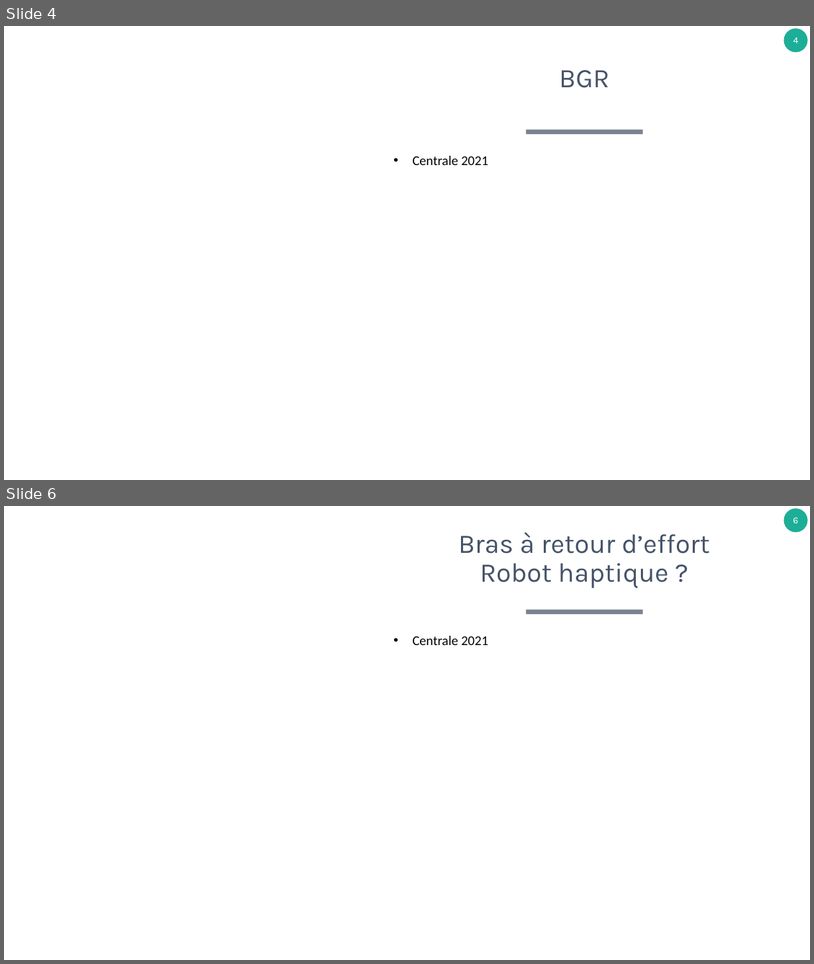
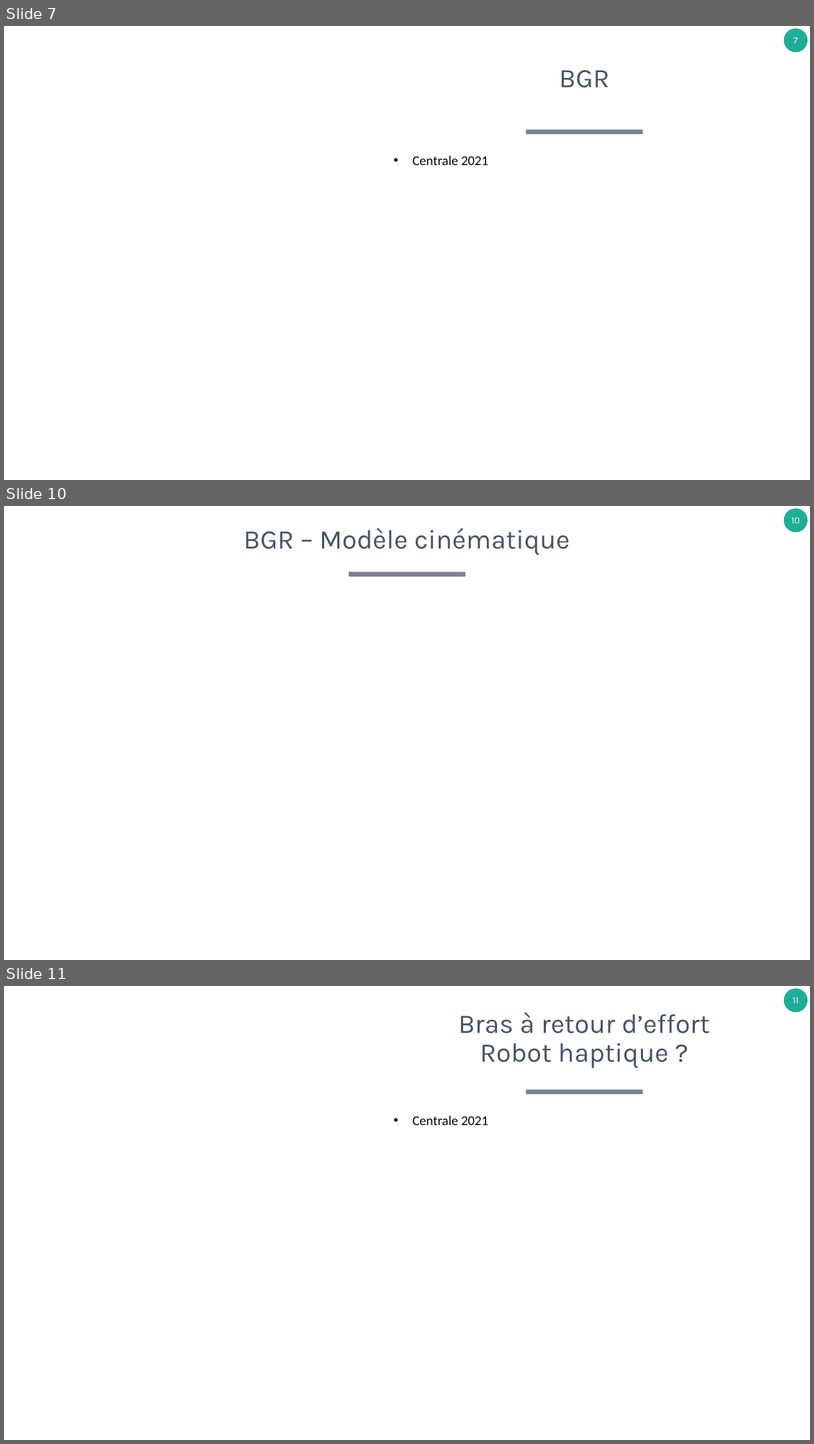
Before and after one commit to xpessoles/TP_Concours, a slide deck: B_Fiches_Protocoles/FichesSystemes.pptx. Shown one above the other, each under a label of ours: slides 4 and 6 before the commit, slides 7, 10 and 11 after it; the slides between them are not shown. The pictures are 814x964 and 814x1444 pixels, drawn with LibreOffice and Linux fonts; fonts in the diff are those of the drawing. Boxes give left, top, right and bottom in pixels: in the first picture for what was removed or moved away, otherwise in the second. Text is boxed around its words. In the diff, an @@ line names an element or a change of style, - is before the commit and + after.

```diff
--- a/B_Fiches_Protocoles/FichesSystemes.pptx
+++ b/B_Fiches_Protocoles/FichesSystemes.pptx
@@ slide 10 added at bbox=[4, 506, 810, 960], background #FFFFFF; not listed: 1 template element that a slide beside it also shows @@
@@ title added at bbox=[244, 528, 570, 555], 32 pt, text #455368 @@
+BGR – Modèle cinématique
@@ rectangle added at bbox=[349, 572, 466, 577], fill #7C8390 @@
@@ what was slide 4 is now slide 7 @@
@@ page number at bbox=[794, 38, 798, 43]: text changed @@
-4
+7
@@ what was slide 6 is now slide 11 @@
@@ page number at bbox=[793, 998, 799, 1003]: text changed @@
-6
+11
```
Also in this commit, not shown: 10 other slides added, 3 slides removed.
